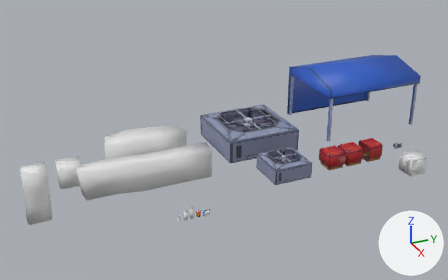
The Blender file Assets/Models/Map/Obstacals.blend: old version first, new version second.
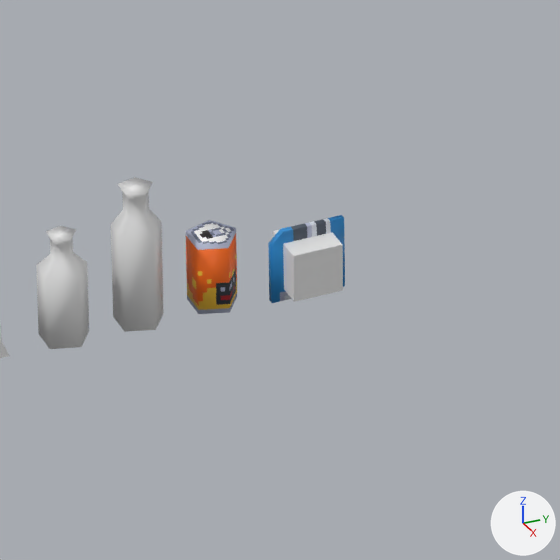
There are two pictures of each version: one whole from a 50 mm lens placed at (23.92, -14.02, 14.36), pointed at (-3.03, -1.89, 0.88), one close up on the part from 40% to 51% of the width and 68% to 85% of the height. The lights are fixed; the arrows at lower right show +X, +Y and +Z.

Objects in the first close-up: 'Bottle', 'BottleTall', 'Cube', 'FloppyDisk', 'SodaCan'.
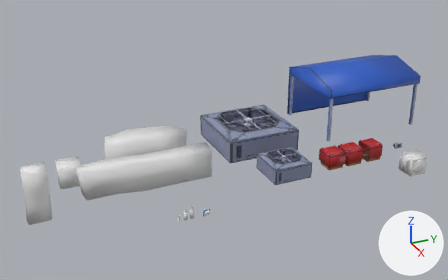
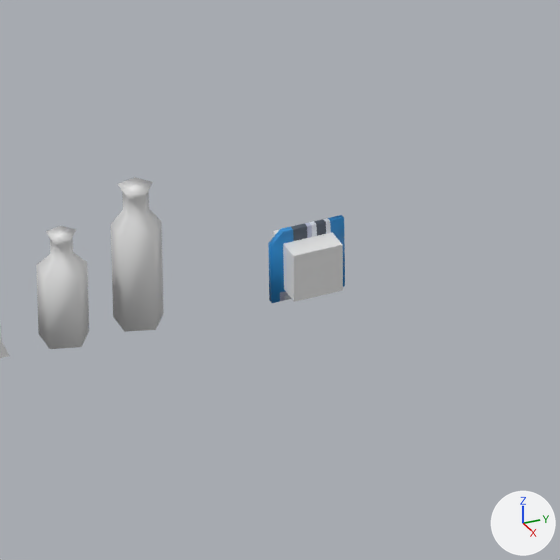
The change, as a list of edits to the scene's bpy script:
```text
Change ob_sodacan:
    ob_sodacan.location: (1.8, -5.3, -0.2) -> (0.0, 0.0, 0.0)
```

Boxes (x1, y1, x2, y2) around the edits, measured in the close-ups (560 x 560 px):
'SodaCan', moved (not visible afterwards): before (186, 220, 237, 314)
